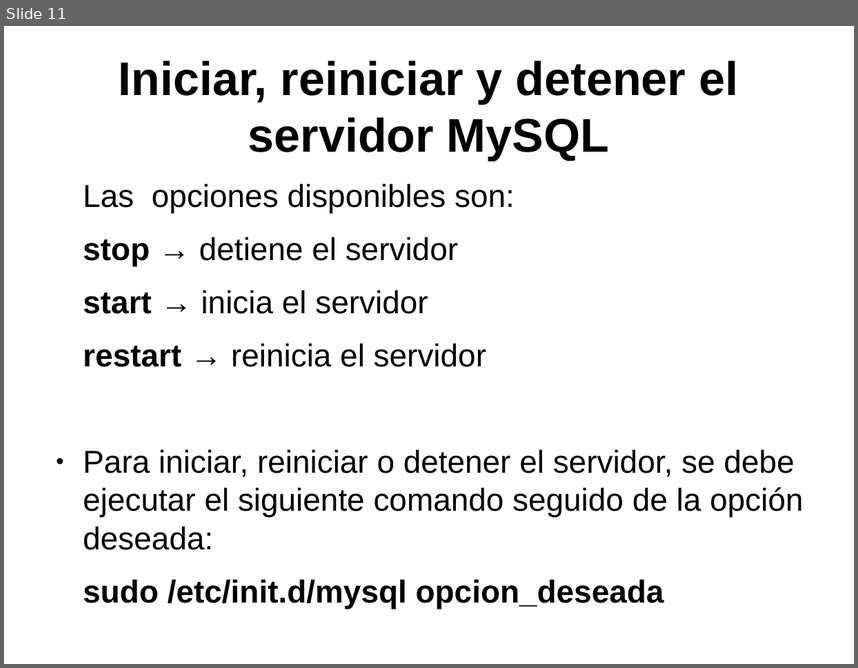
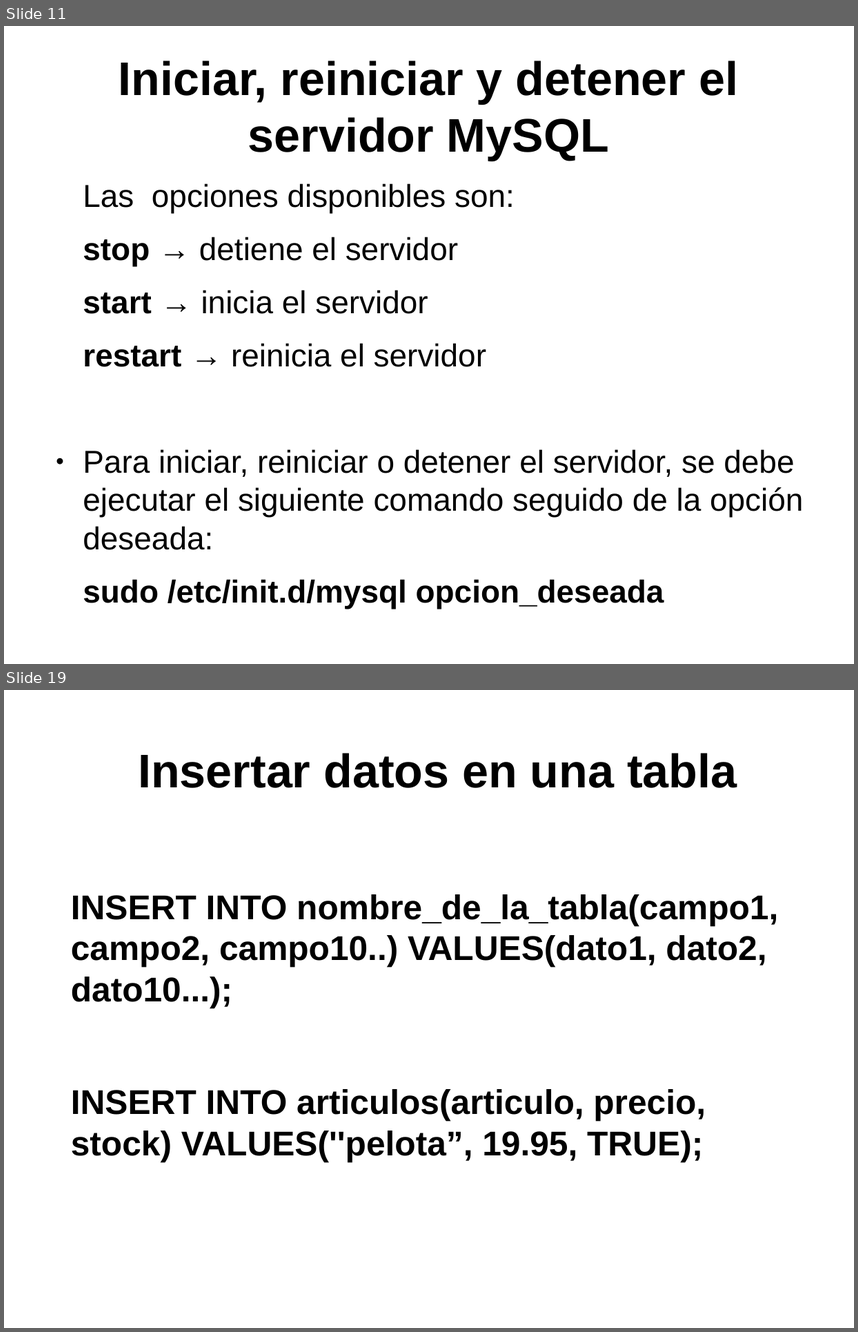
Before and after one commit to psicobyte/CursoPythonAvanzado, a slide deck: BaseDeDatosPython.odp. Shown one above the other, each under a label of ours: slide 11 before the commit, slides 11 and 19 after it; the slides between them are not shown. The pictures are 858x668 and 858x1332 pixels, drawn with LibreOffice and Linux fonts; fonts in the diff are those of the drawing. Boxes give left, top, right and bottom in pixels: in the first picture for what was removed or moved away, otherwise in the second. Text is boxed around its words. In the diff, an @@ line names an element or a change of style, - is before the commit and + after.

```diff
--- a/BaseDeDatosPython.odp
+++ b/BaseDeDatosPython.odp
@@ slide 19 added at (4,690,854,1328), background #FFFFFF @@
@@ title added at (138,753,737,788), 44 pt, text #000000, bold @@
+Insertar datos en una tabla
@@ text added at (71,894,778,1161), 32 pt, text #000000, bold @@
+INSERT INTO nombre_de_la_tabla(campo1, campo2, campo10..) VALUES(dato1, dato2, dato10...);
+INSERT INTO articulos(articulo, precio, stock) VALUES(''pelota”, 19.95, TRUE);
```
Also in this commit, not shown: 14 other slides added, 1 other file.
